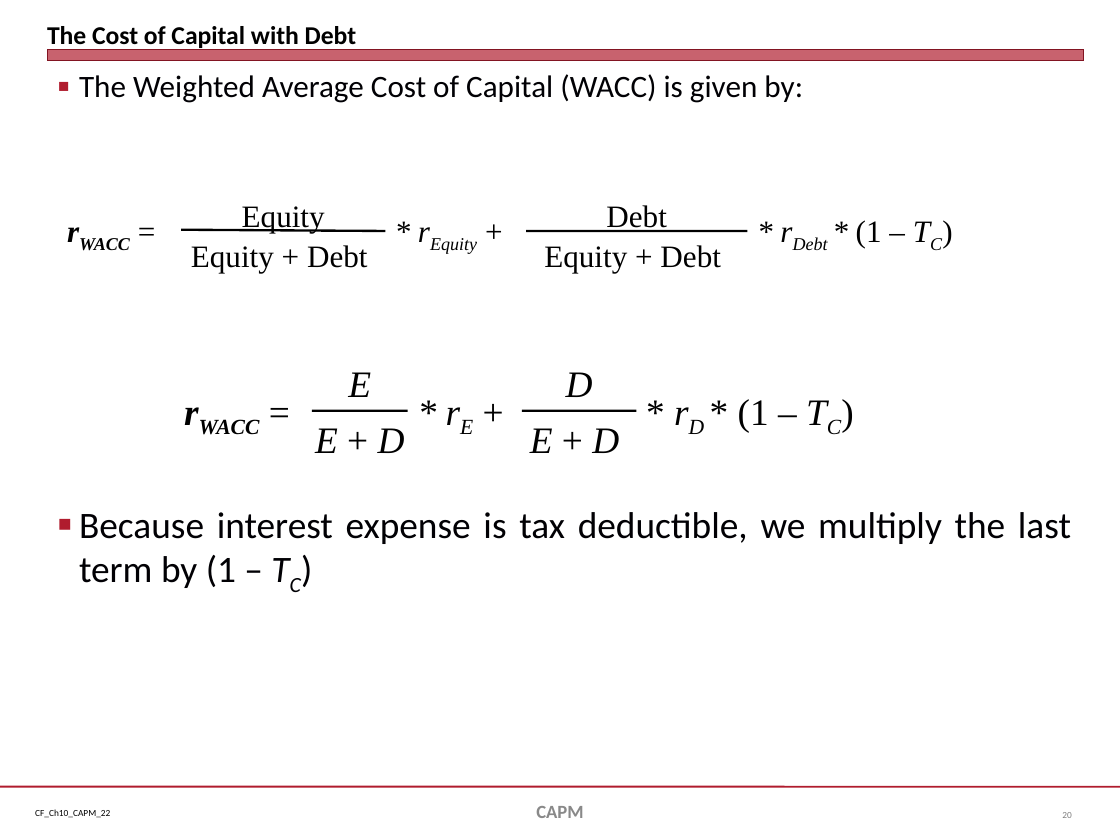
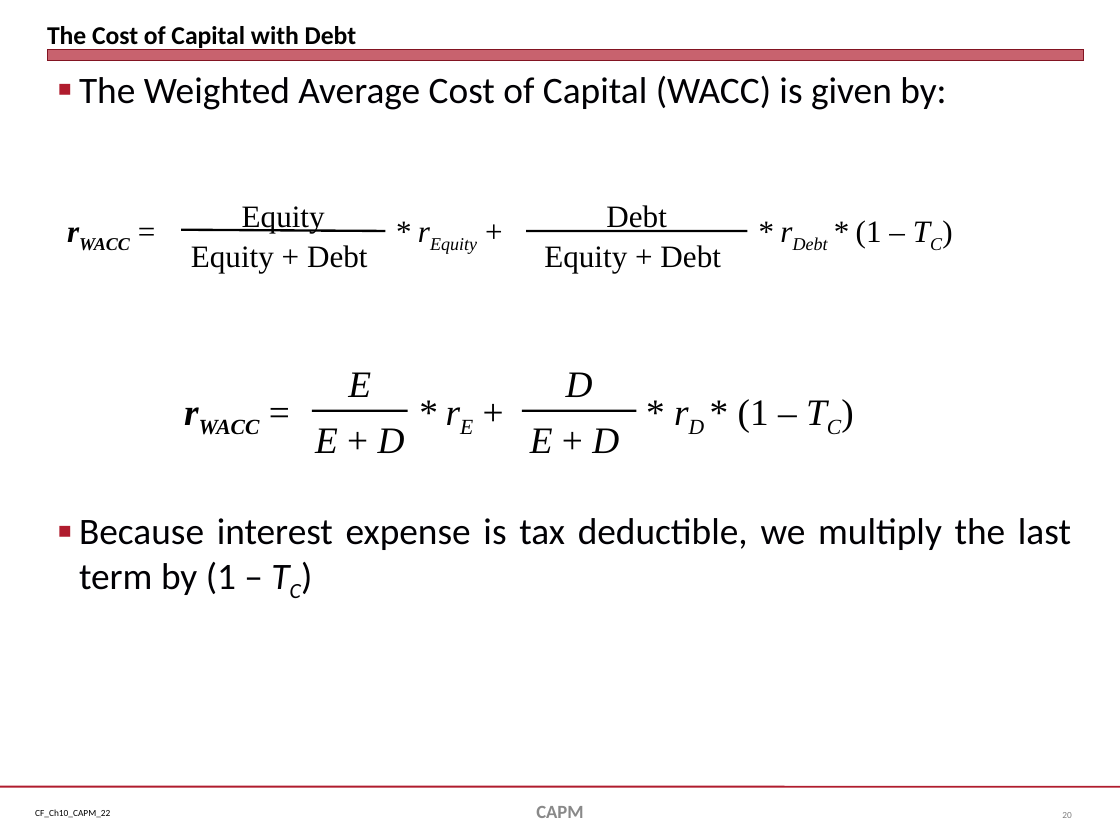
Before and after one commit to jmc877/Corporate-Finance, a slide deck: slide 20 of slides/CF_Ch10_CAPM_22.pptx. Drawn at 1120x840 pixels with LibreOffice and Linux fonts; fonts in the diff are those of the drawing. Boxes give left, top, right and bottom in pixels: in the first picture for what was removed or moved away, otherwise in the second. Text is boxed around its words. In the diff, an @@ line names an element or a change of style, - is before the commit and + after.

```diff
--- a/slides/CF_Ch10_CAPM_22.pptx
+++ b/slides/CF_Ch10_CAPM_22.pptx
@@ text at <box>79,76,946,110</box>: size 20 to 24 pt in "The Weighted Average Cost of Capital (WACC) ..." @@
```
Also in this commit, not shown: 7 other slides changed, 14 slides removed, 4 other files.
